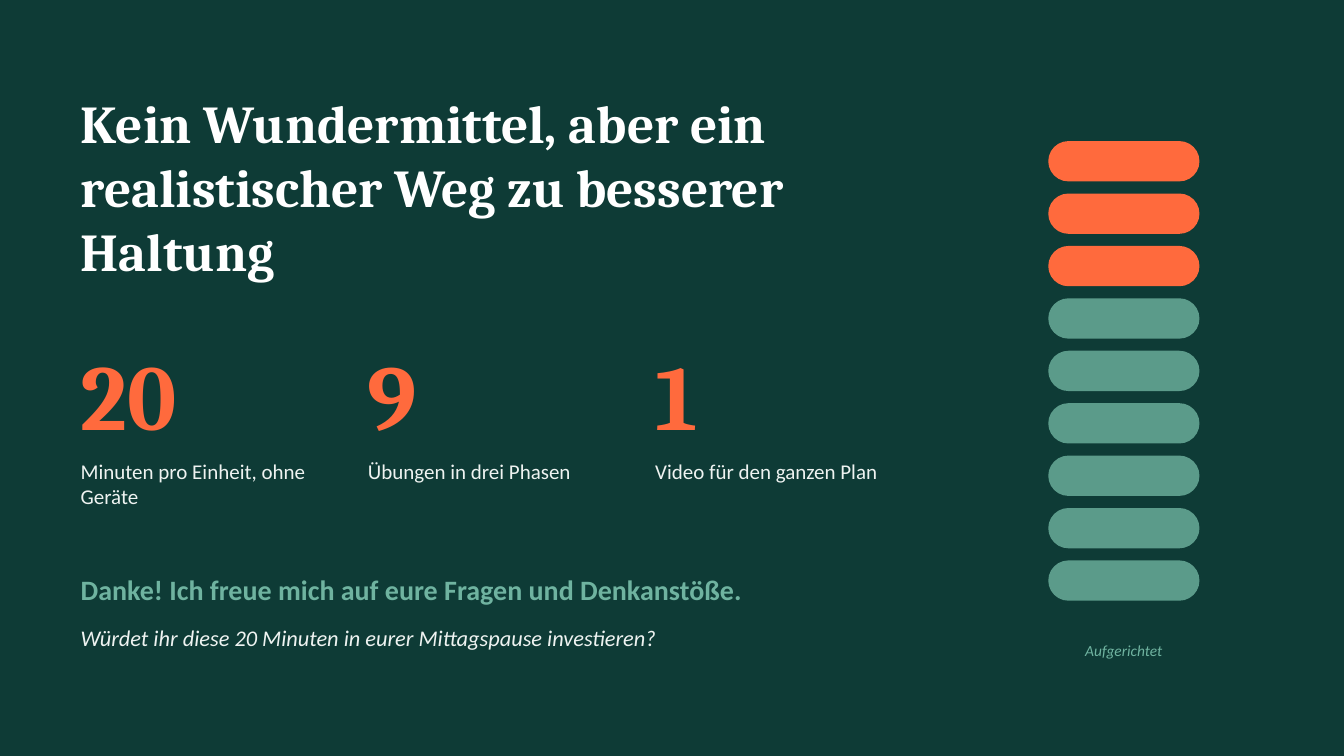
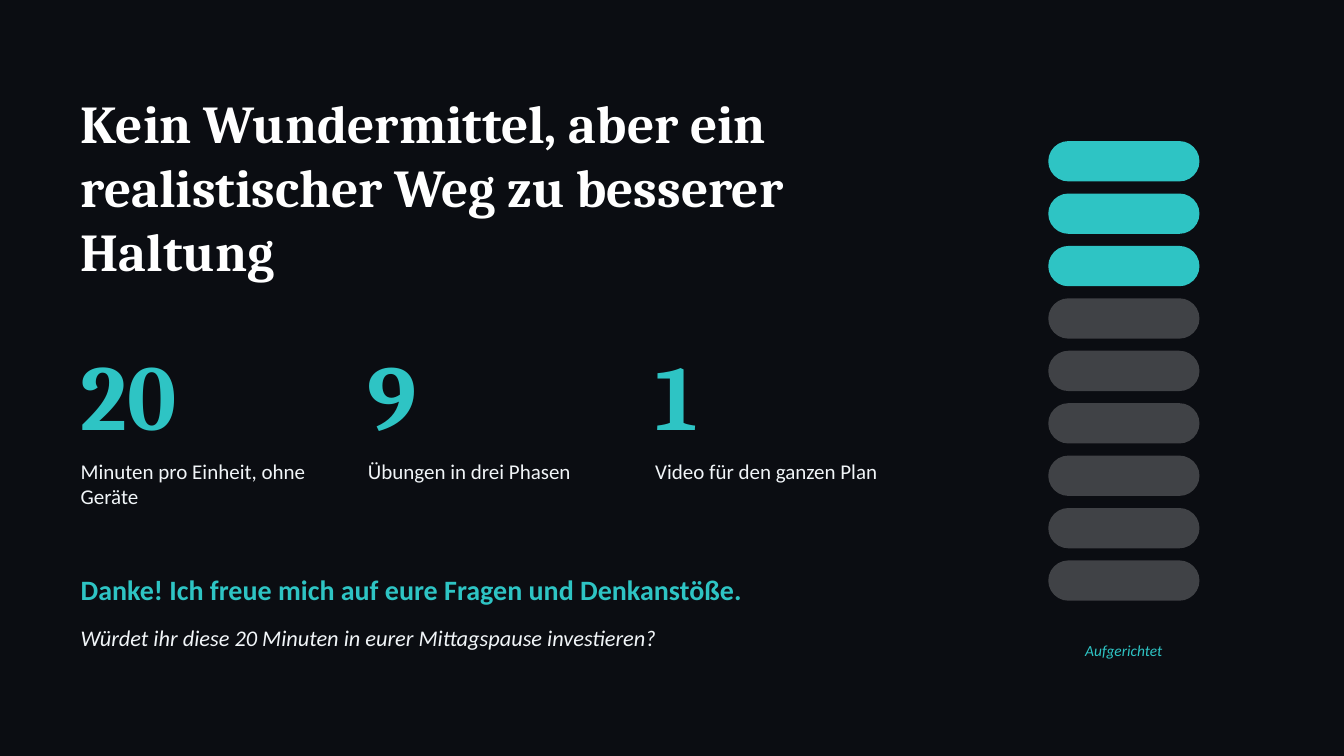
Before and after one commit to jakomimo-del/frontend-system-design, a slide deck: slide 9 of Seminararbeit/Eigenleistung_Praesentation.pptx. Drawn at 1344x756 pixels with LibreOffice and Linux fonts; fonts in the diff are those of the drawing. Boxes give left, top, right and bottom in pixels: in the first picture for what was removed or moved away, otherwise in the second. Text is boxed around its words. In the diff, an @@ line names an element or a change of style, - is before the commit and + after.

```diff
--- a/Seminararbeit/Eigenleistung_Praesentation.pptx
+++ b/Seminararbeit/Eigenleistung_Praesentation.pptx
@@ background #0E3B36 to #0B0D12 @@
@@ fill #FF6A3D to #2EC4C4 in 3 elements at (1049, 141, 1200, 181), (1049, 194, 1200, 234), (1049, 246, 1200, 286) @@
@@ text colour #FF6A3D to #2EC4C4 in 3 elements at (81, 367, 177, 431), (368, 367, 417, 431), (655, 368, 697, 430) @@
@@ text "Danke! Ich freue mich auf ..." at (81, 580, 741, 605): text colour #6FB3A0 to #2EC4C4 @@
@@ fill #6FB3A0 at 80% opacity to #FFFFFF at 22% opacity in 6 elements at (1049, 298, 1200, 339), (1049, 351, 1200, 391), (1049, 403, 1200, 444), (1049, 456, 1200, 496), (1049, 508, 1200, 548), (1049, 561, 1200, 601) @@
@@ text colour #EEF3F1 to #F1F5F8 in 4 elements at (81, 464, 306, 504), (368, 462, 571, 483), (655, 464, 877, 483), (81, 630, 656, 650) @@
@@ text "Aufgerichtet" at (1085, 645, 1162, 659): text colour #6FB3A0 to #2EC4C4 @@
```
Also in this commit, not shown: 8 other slides changed.
